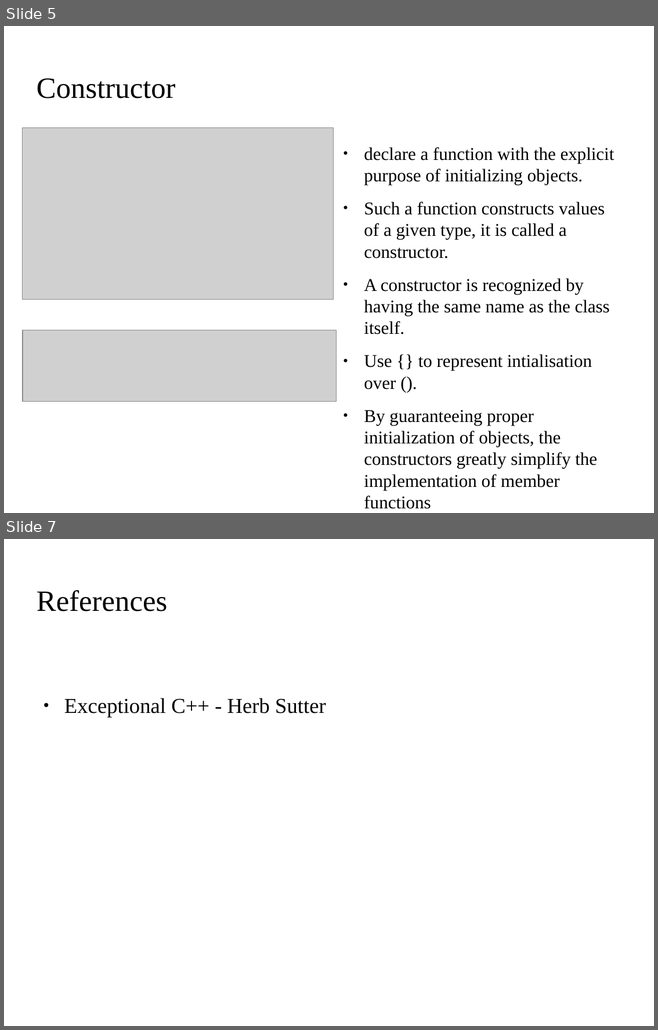
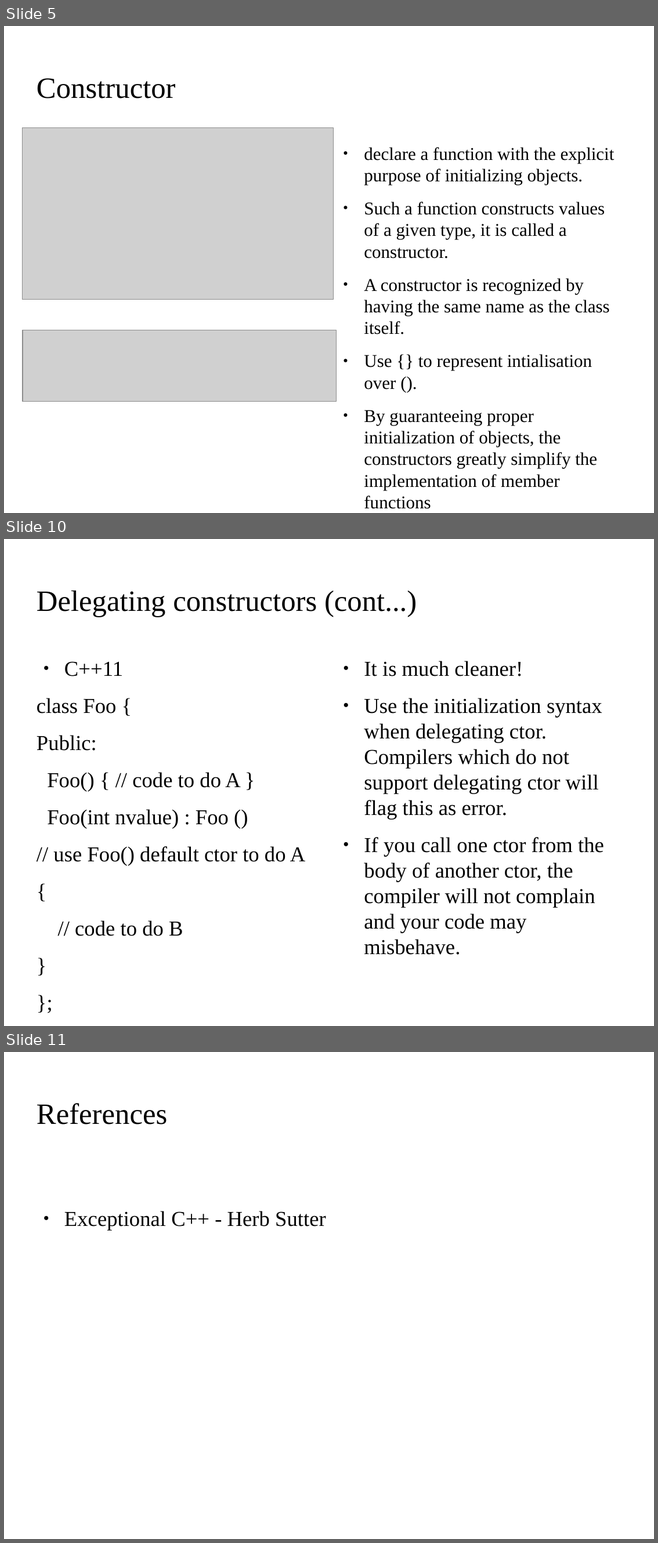
Before and after one commit to kks32/cpp-software-development, a slide deck: Ex11_Classes/Ex11_Classes.odp. Shown one above the other, each under a label of ours: slides 5 and 7 before the commit, slides 5, 10 and 11 after it; the slides between them are not shown. The pictures are 658x1030 and 658x1543 pixels, drawn with LibreOffice and Linux fonts; fonts in the diff are those of the drawing; grey boxes stand for pictures; background and template pictures are left out. Boxes give left, top, right and bottom in pixels: in the first picture for what was removed or moved away, otherwise in the second. Text is boxed around its words. In the diff, an @@ line names an element or a change of style, - is before the commit and + after.

Commit message:
delegating ctor

```diff
--- a/Ex11_Classes/Ex11_Classes.odp
+++ b/Ex11_Classes/Ex11_Classes.odp
@@ slide 10 added at bbox=[4, 539, 654, 1026], background picture (left out) @@
@@ title added at bbox=[36, 590, 416, 617], 36 pt, text #000000 @@
+Delegating constructors (cont...)
@@ text added at bbox=[36, 661, 305, 936], 26 pt, text #000000 @@
+● C++11
+class Foo {
+Public:
+Foo() { // code to do A }
+Foo(int nvalue) : Foo ()
+// use Foo() default ctor to do A
+{
+// code to do B
+}
+};
@@ text added at bbox=[364, 661, 604, 933], 26 pt, text #000000 @@
+● It is much cleaner!
+● Use the initialization syntax when delegating ctor. Compilers which do not support delegating ctor will flag this as error.
+● If you call one ctor from the body of another ctor, the compiler will not complain and your code may misbehave.
@@ what was slide 7 is now slide 11 @@
```
Also in this commit, not shown: 1 slide changed, 4 other slides added, 1 slide removed, 1 other file.
